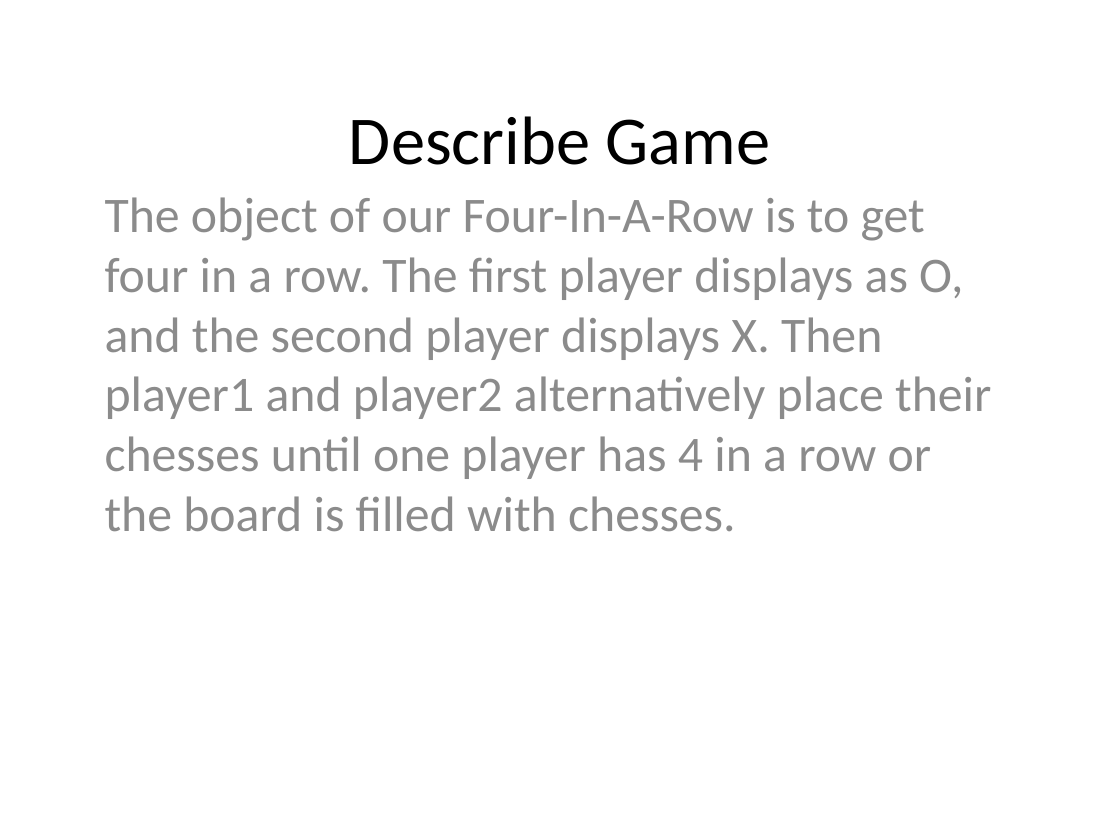
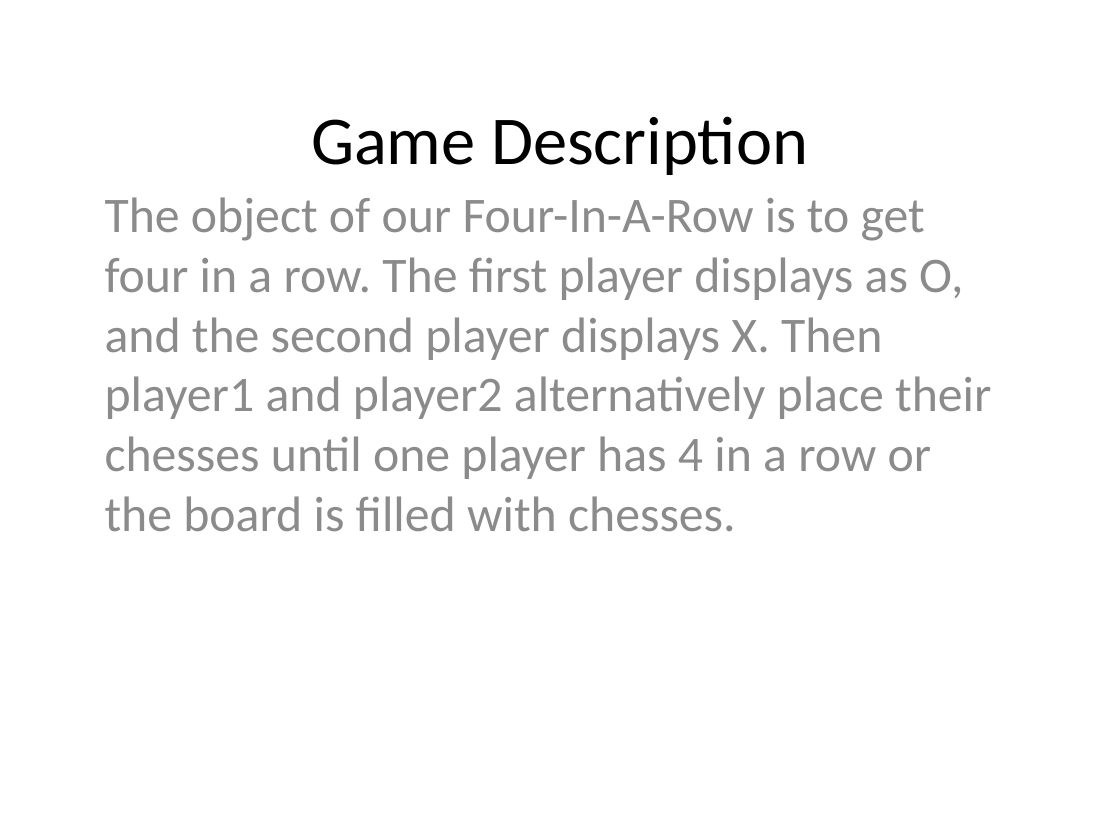
Before and after one commit to yangjiao2/271AIgame, a slide deck: slide 2 of Presentation.pptx (slide 3 before the commit). Drawn at 1120x840 pixels with LibreOffice and Linux fonts; fonts in the diff are those of the drawing. Boxes give left, top, right and bottom in pixels: in the first picture for what was removed or moved away, otherwise in the second. Text is boxed around its words. In the diff, an @@ line names an element or a change of style, - is before the commit and + after.

```diff
--- a/Presentation.pptx
+++ b/Presentation.pptx
@@ title at (311,116,808,175): text changed @@
-Describe Game
+Game Description
```
Also in this commit, not shown: 2 other slides changed, 1 slide removed.
